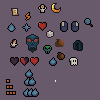
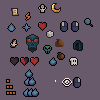
Layers edited between the first and the second (100, 100) image:
added layer "ExamineItem.png" above "MouseRightButtonIcon.png" over left=62, top=77, right=81, bottom=88
